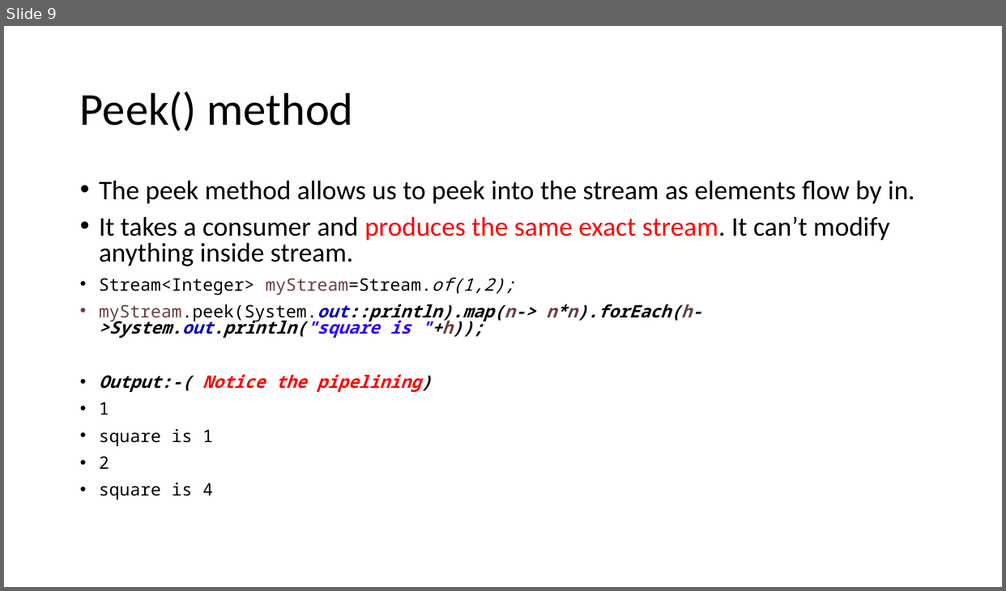
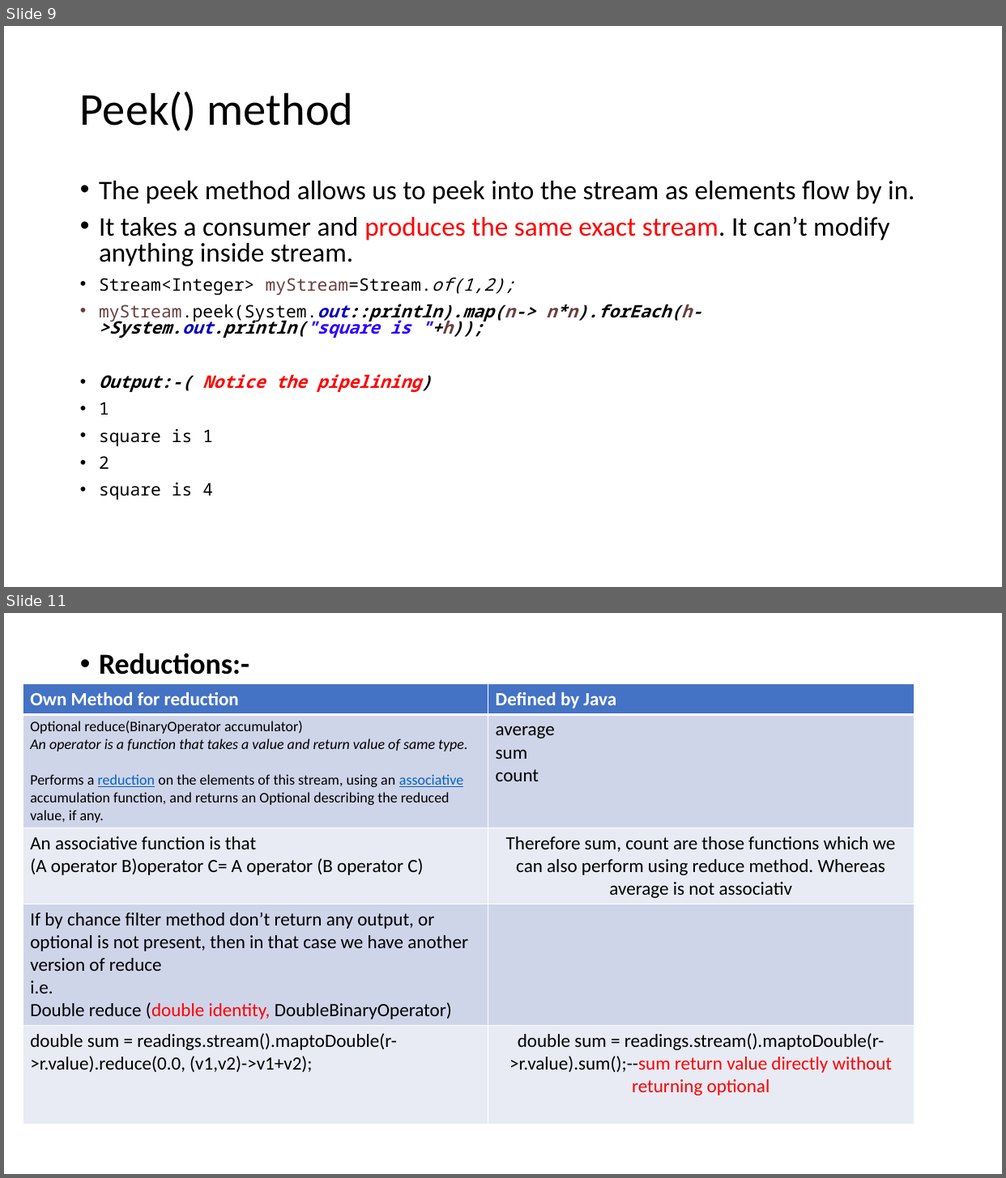
Before and after one commit to aroranishant8/JavaNotes, a slide deck: Java8/Lambda/Streams.pptx. Shown one above the other, each under a label of ours: slide 9 before the commit, slides 9 and 11 after it; the slides between them are not shown. The pictures are 1006x591 and 1006x1178 pixels, drawn with LibreOffice and Linux fonts; fonts in the diff are those of the drawing. Boxes give left, top, right and bottom in pixels: in the first picture for what was removed or moved away, otherwise in the second. Text is boxed around its words. In the diff, an @@ line names an element or a change of style, - is before the commit and + after.

```diff
--- a/Java8/Lambda/Streams.pptx
+++ b/Java8/Lambda/Streams.pptx
@@ slide 11 added at bbox=[4, 613, 1002, 1174], background #FFFFFF @@
@@ text added at bbox=[99, 653, 249, 675], 28 pt, text #000000, bold @@
+• Reductions:-
@@ table added at bbox=[23, 684, 914, 1119], 5 rows, 2 columns @@
+Own Method for reduction | Defined by Java
+Optional reduce(BinaryOperator accumulator) / An operator is a function that takes a value and return value of same type. / Performs a reduction on the elements of this stream, using an associative accumulation function, and returns an Optional describing the reduced value, if any. | average / sum / count
+An associative function is that (A operator B)operator C= A operator (B operator C) | Therefore sum, count are those functions which we can also perform using reduce method. Whereas average is not associativ
+If by chance filter method don’t return any output, or optional is not present, then in that case we have another version of reduce i.e. Double reduce (double identity, DoubleBinaryOperator) | 
+double sum = readings.stream().maptoDouble(r->r.value).reduce(0.0, (v1,v2)->v1+v2); | double sum = readings.stream().maptoDouble(r->r.value).sum();--sum return value directly without returning optional
```
Also in this commit, not shown: 2 slides changed, 5 other slides added.
